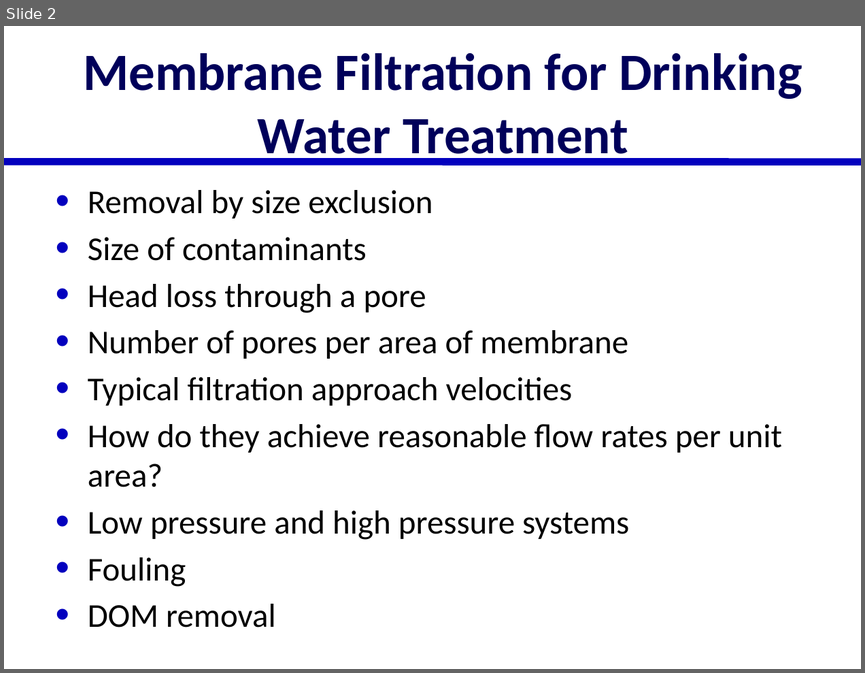
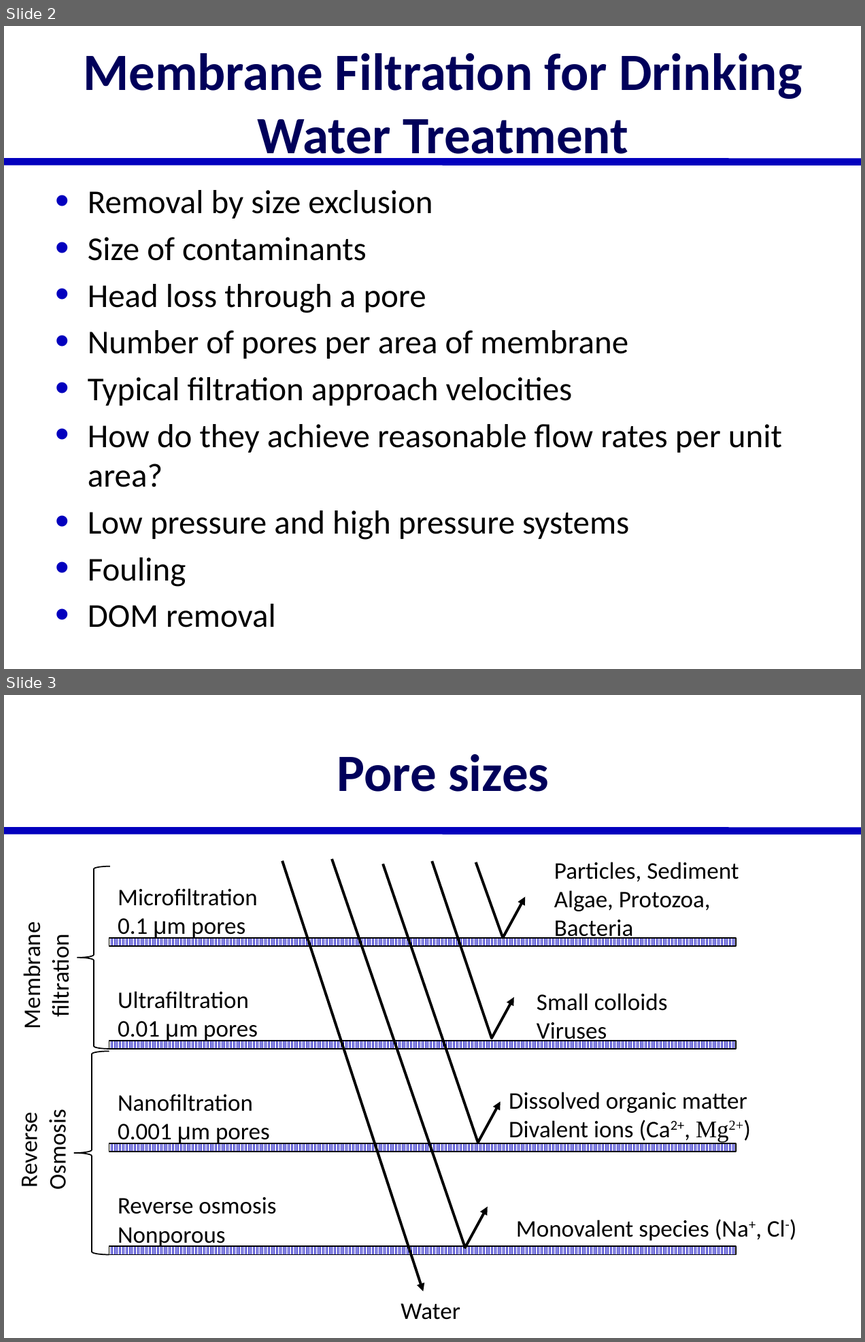
Before and after one commit to AguaClara/SWOT, a slide deck: Lectures/In Class/Membrane Filtration.pptx. Shown one above the other, each under a label of ours: slide 2 before the commit, slides 2 and 3 after it. The pictures are 865x673 and 865x1342 pixels, drawn with LibreOffice and Linux fonts; fonts in the diff are those of the drawing. Boxes give left, top, right and bottom in pixels: in the first picture for what was removed or moved away, otherwise in the second. Text is boxed around its words. In the diff, an @@ line names an element or a change of style, - is before the commit and + after.

Commit message:
membranes

```diff
--- a/Lectures/In Class/Membrane Filtration.pptx
+++ b/Lectures/In Class/Membrane Filtration.pptx
@@ slide 3 added at (4,695,861,1338), background #FFFFFF; not listed: 1 template element that a slide beside it also shows @@
@@ title added at (337,754,549,792), 44 pt, text #00005A, bold @@
+Pore sizes
@@ left brace added at (77,866,110,1049), outline #000000 1 pt @@
@@ arrow added from (283, 860) to (423, 1291), #000000 2.25 pt @@
@@ freeform shape added at (332,859,488,1246), outline #000000 2.25 pt @@
@@ freeform shape added at (383,864,500,1142), outline #000000 2.25 pt @@
@@ freeform shape added at (432,861,514,1038), outline #000000 2.25 pt @@
@@ freeform shape added at (476,862,526,938), outline #000000 2.25 pt @@
@@ text added at (554,862,738,942), 20 pt, text #000000 @@
+Particles, Sediment
+Algae, Protozoa, Bacteria
@@ text added at (118,888,258,940), 20 pt, text #000000 @@
+Microfiltration
+0.1 μm pores
@@ text added at (18,932,75,1025), 20 pt, text #000000 @@
+Membrane filtration
@@ rectangle added at (109,938,736,946), fill pattern #0300BE on #FFFFFF, outline #000000 1 pt @@
@@ text added at (118,991,258,1042), 20 pt, text #000000 @@
+Ultrafiltration
+0.01 μm pores
@@ text added at (536,993,668,1045), 20 pt, text #000000 @@
+Small colloids
+Viruses
@@ rectangle added at (109,1040,736,1049), fill pattern #0300BE on #FFFFFF, outline #000000 1 pt @@
@@ left brace added at (74,1051,109,1254), outline #000000 1 pt @@
@@ text added at (118,1093,270,1146), 20 pt, text #000000 @@
+Nanofiltration
+0.001 μm pores
@@ text added at (509,1091,747,1143), 20 pt, text #000000 @@
+Dissolved organic matter
+Divalent ions (Ca2+, Mg2+)
@@ text added at (14,1117,72,1188), 20 pt, text #000000 @@
+Reverse Osmosis
@@ rectangle added at (109,1143,736,1152), fill pattern #0300BE on #FFFFFF, outline #000000 1 pt @@
@@ text added at (118,1197,276,1249), 20 pt, text #000000 @@
+Reverse osmosis
+Nonporous
@@ text added at (516,1219,785,1240), 20 pt, text #000000 @@
+Monovalent species (Na+, Cl-)
@@ rectangle added at (109,1246,736,1255), fill pattern #0300BE on #FFFFFF, outline #000000 1 pt @@
@@ text added at (400,1303,460,1319), 20 pt, text #000000 @@
+Water
```
Also in this commit, not shown: 1 slide changed, 11 other slides added, 1 slide removed, 3 other files.
